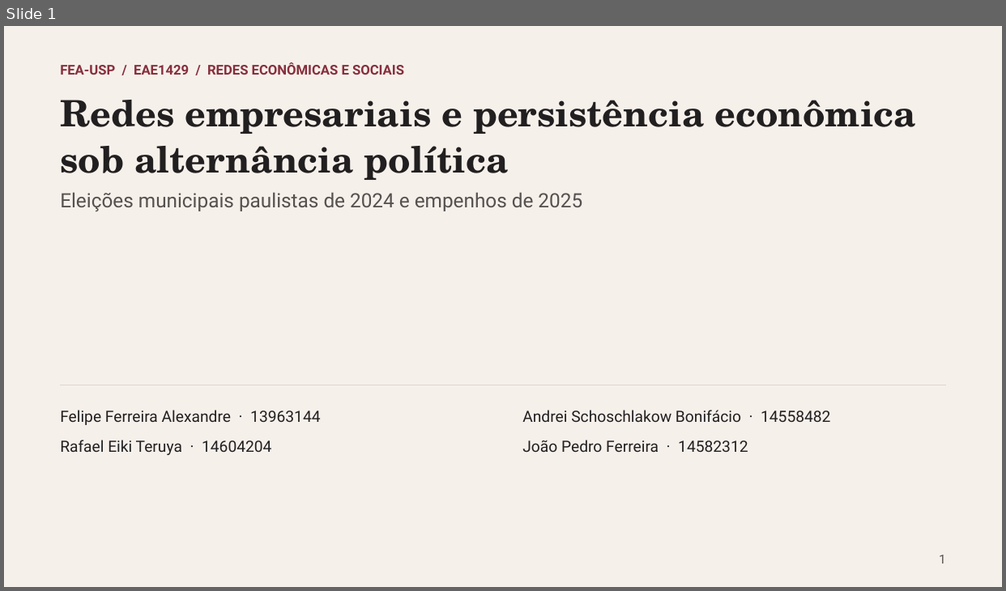
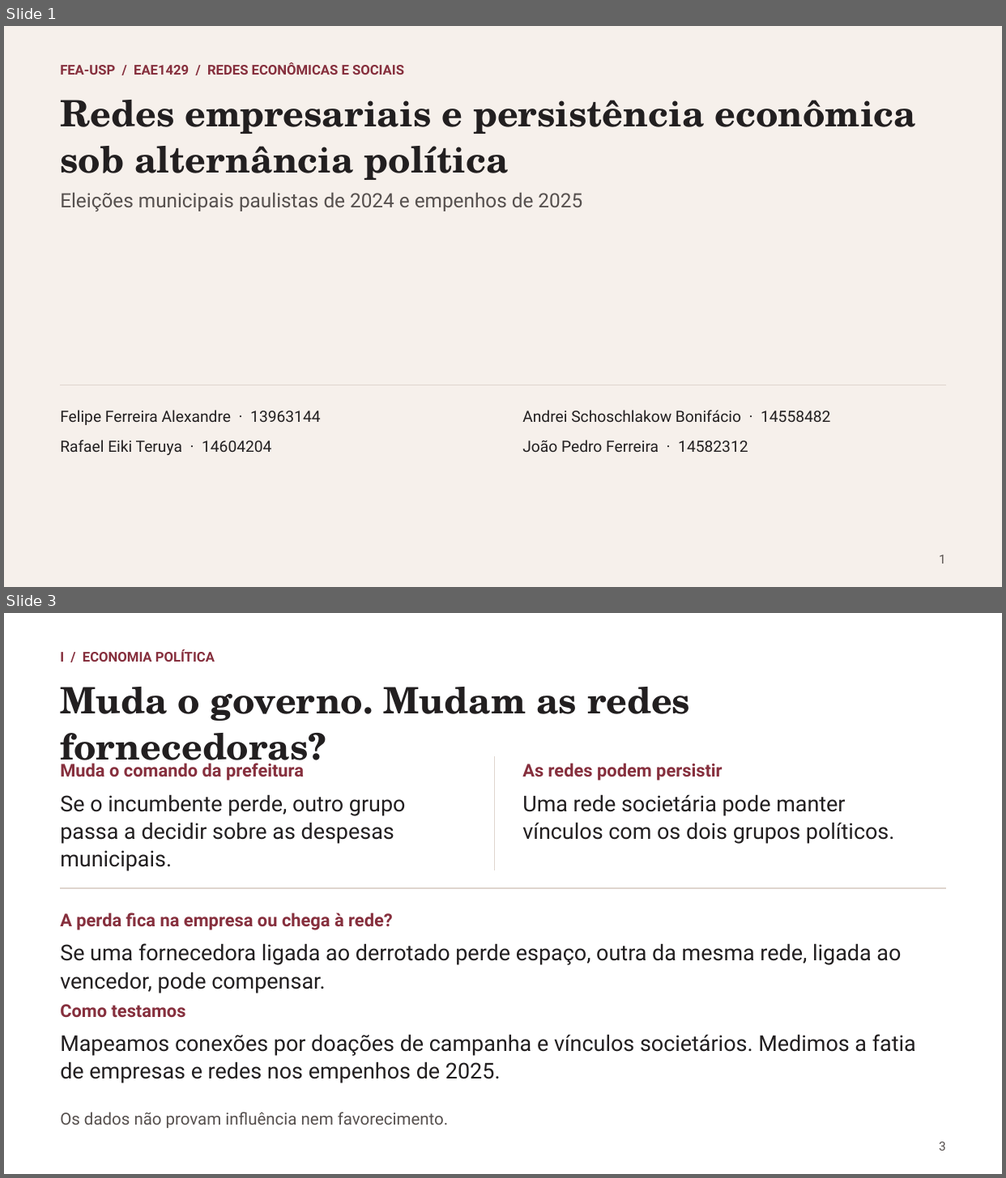
Before and after one commit to rafaelt0/redes-empresariais-alternancia-politica, a slide deck: output/deck.pptx. Shown one above the other, each under a label of ours: slide 1 before the commit, slides 1 and 3 after it; the slides between them are not shown. The pictures are 1006x591 and 1006x1178 pixels, drawn with LibreOffice and Linux fonts; fonts in the diff are those of the drawing. Boxes give left, top, right and bottom in pixels: in the first picture for what was removed or moved away, otherwise in the second. Text is boxed around its words. In the diff, an @@ line names an element or a change of style, - is before the commit and + after.

Commit message:
feat: separar teoria política e aplicação às redes fornecedoras

```diff
--- a/output/deck.pptx
+++ b/output/deck.pptx
@@ slide 3 added at (4, 613, 1002, 1174), background #FFFFFF @@
@@ text added at (60, 649, 215, 662), 13 pt, text #862F3D, bold @@
+I / ECONOMIA POLÍTICA
@@ text added at (60, 687, 690, 772), 35 pt, text #221F20, bold @@
+Muda o governo. Mudam as redes fornecedoras?
@@ line added from (494, 756) to (494, 871), #DFD5CE 0.9 pt @@
@@ text added at (60, 763, 304, 781), 17 pt, text #862F3D, bold @@
+Muda o comando da prefeitura
@@ text added at (522, 763, 722, 781), 17 pt, text #862F3D, bold @@
+As redes podem persistir
@@ text added at (60, 794, 406, 871), 21 pt, text #221F20 @@
+Se o incumbente perde, outro grupo passa a decidir sobre as despesas municipais.
@@ text added at (522, 794, 895, 844), 21 pt, text #221F20 @@
+Uma rede societária pode manter vínculos com os dois grupos políticos.
@@ line added from (60, 888) to (946, 888), #DFD5CE 0.9 pt @@
@@ text added at (60, 913, 393, 931), 17 pt, text #862F3D, bold @@
+A perda fica na empresa ou chega à rede?
@@ text added at (60, 943, 901, 994), 21 pt, text #221F20 @@
+Se uma fornecedora ligada ao derrotado perde espaço, outra da mesma rede, ligada ao vencedor, pode compensar.
@@ text added at (60, 1004, 186, 1018), 17 pt, text #862F3D, bold @@
+Como testamos
@@ text added at (60, 1034, 916, 1084), 21 pt, text #221F20 @@
+Mapeamos conexões por doações de campanha e vínculos societários. Medimos a fatia de empresas e redes nos empenhos de 2025.
@@ text added at (60, 1112, 449, 1128), 16 pt, text #56504E @@
+Os dados não provam influência nem favorecimento.
@@ text added at (939, 1142, 946, 1151), 12 pt, text #56504E @@
+3
```
Also in this commit, not shown: 7 slides changed, 4 other files.
